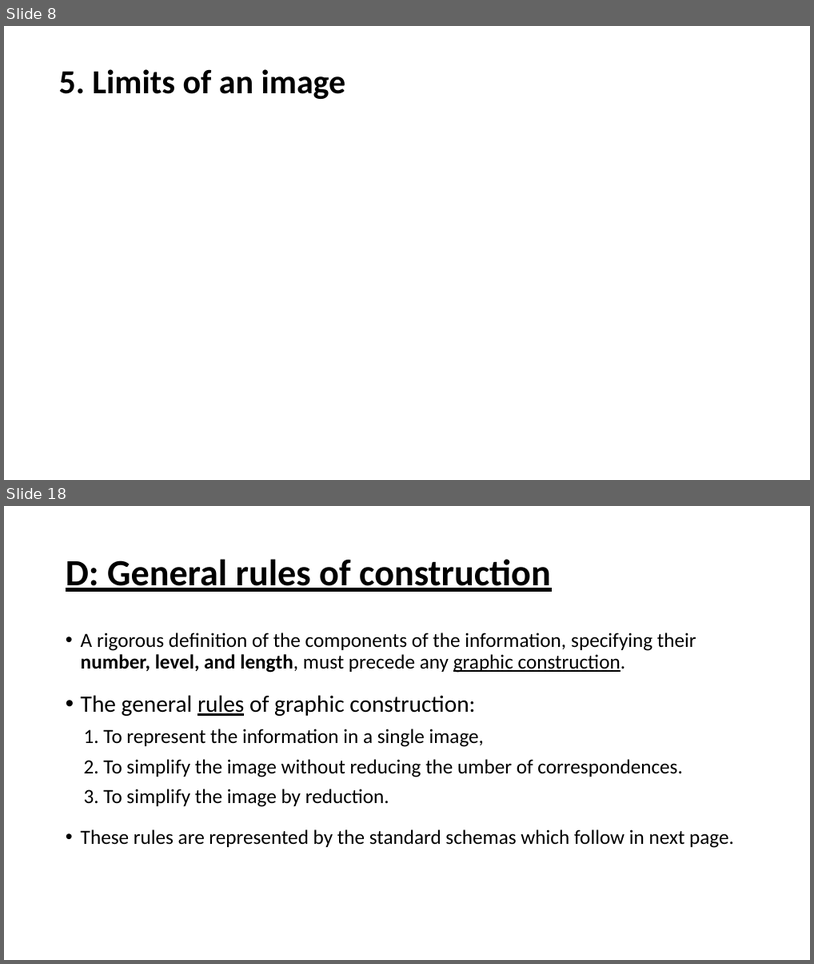
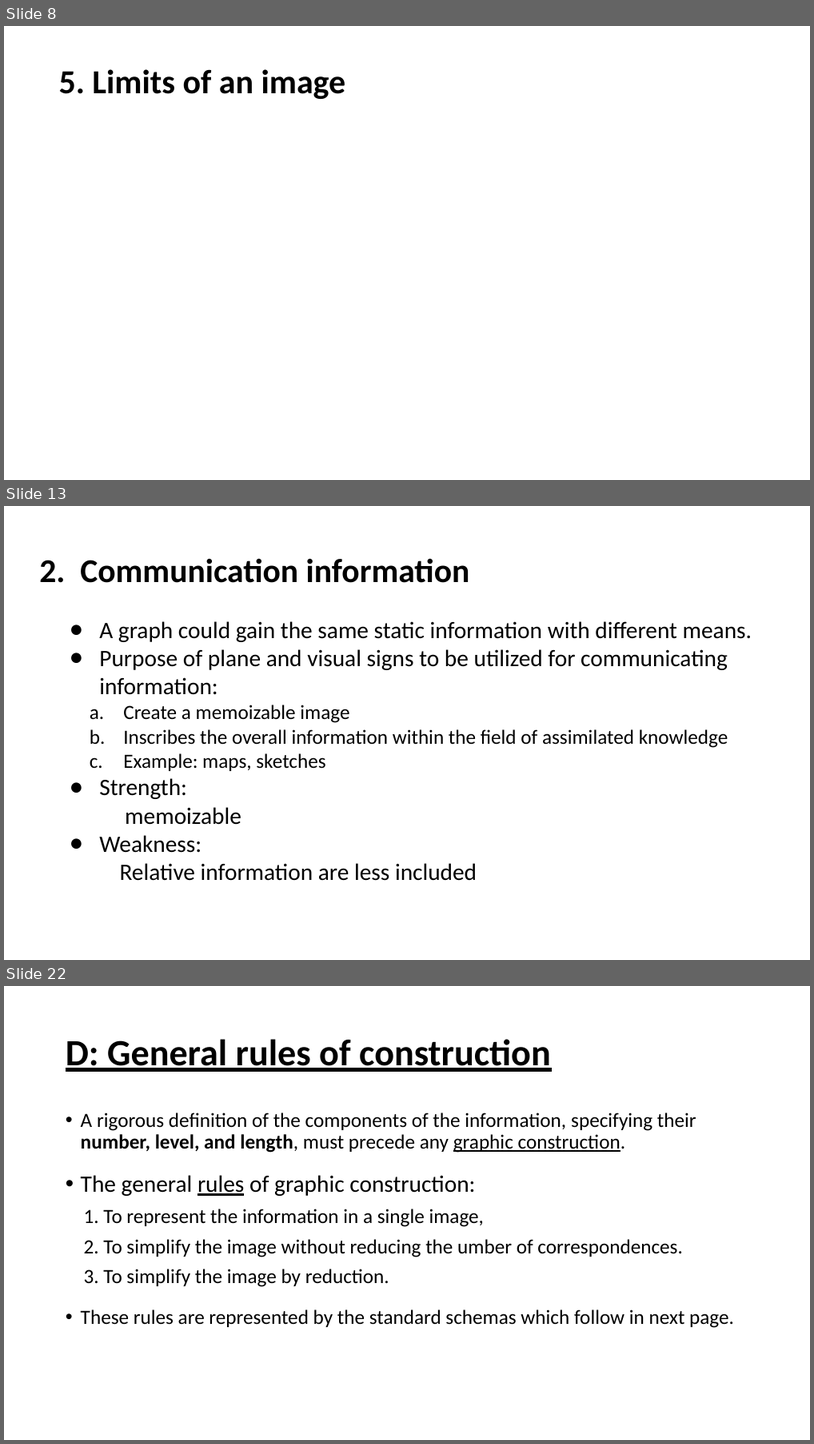
Before and after one commit to Jiaxin-yyjx/Visualization-D3.js-Lab, a slide deck: midterm/SoMSummery.pptx. Shown one above the other, each under a label of ours: slides 8 and 18 before the commit, slides 8, 13 and 22 after it; the slides between them are not shown. The pictures are 814x964 and 814x1444 pixels, drawn with LibreOffice and Linux fonts; fonts in the diff are those of the drawing. Boxes give left, top, right and bottom in pixels: in the first picture for what was removed or moved away, otherwise in the second. Text is boxed around its words. In the diff, an @@ line names an element or a change of style, - is before the commit and + after.

```diff
--- a/midterm/SoMSummery.pptx
+++ b/midterm/SoMSummery.pptx
@@ slide 13 added at bbox=[4, 506, 810, 960], background #FFFFFF @@
@@ title added at bbox=[39, 558, 470, 583], 39.6 pt, text #000000, bold @@
+2. Communication information
@@ text added at bbox=[99, 621, 752, 880], 28 pt, text #000000 @@
+● A graph could gain the same static information with different means.
+● Purpose of plane and visual signs to be utilized for communicating information:
+  a. Create a memoizable image
+  b. Inscribes the overall information within the field of assimilated knowledge
+  c. Example: maps, sketches
+● Strength:
+memoizable
+● Weakness:
+Relative information are less included
@@ what was slide 18 is now slide 22 @@
```
Also in this commit, not shown: 1 slide changed, 10 other slides added, 7 slides removed, 1 other file.
